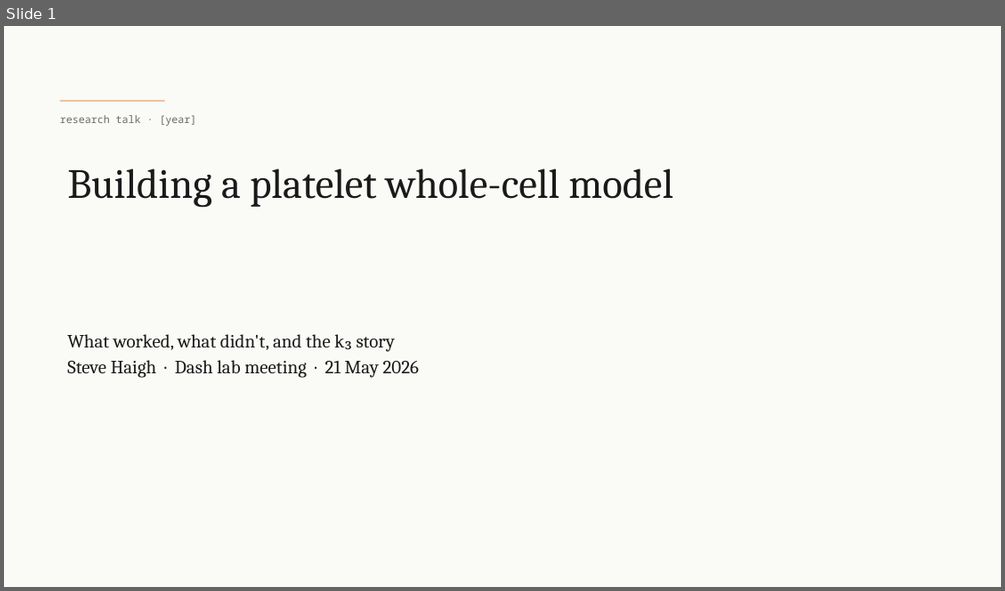
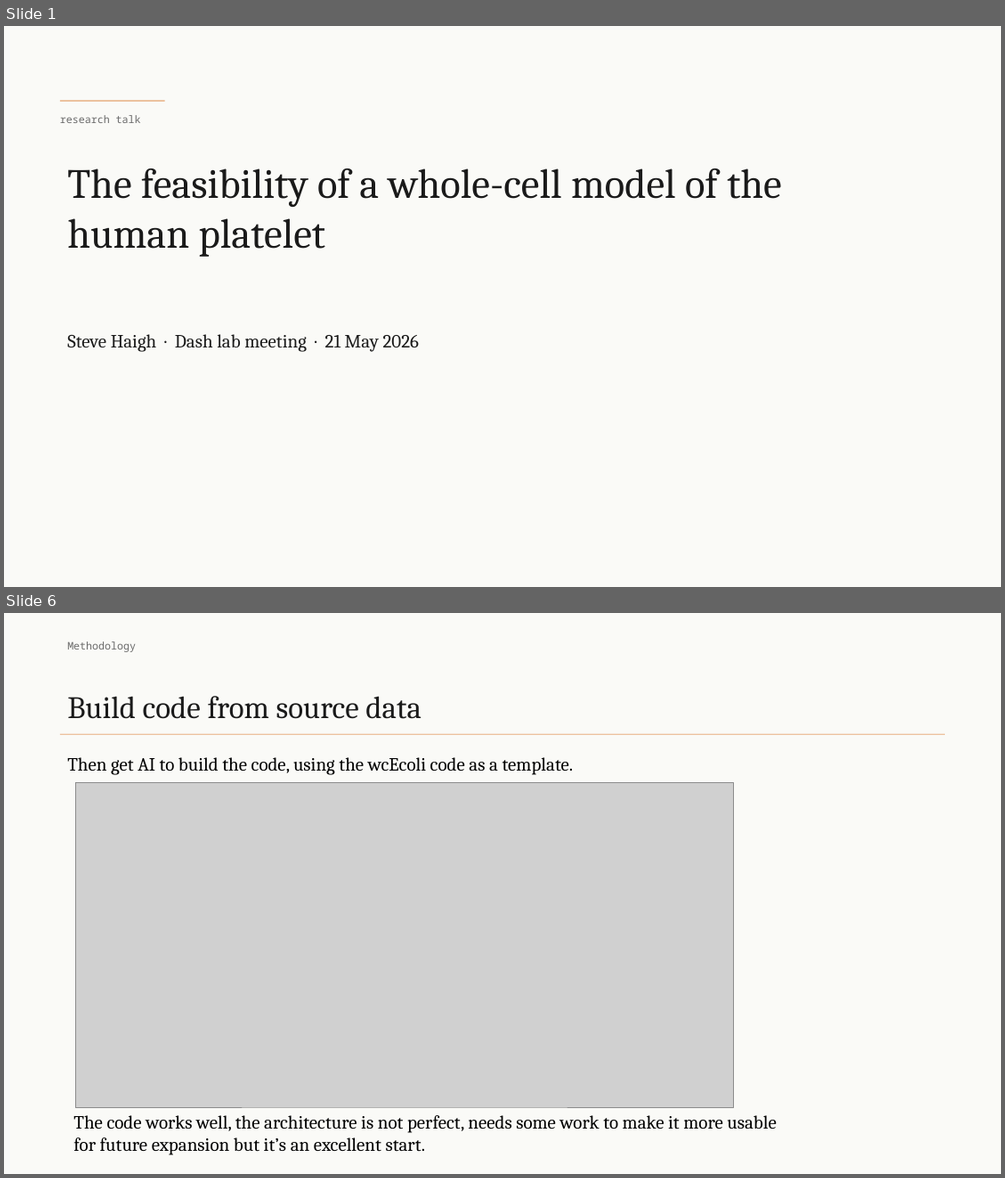
Before and after one commit to stevehaigh/platelet-wcm, a slide deck: reports/decks/lab-meeting-2026-05-14.pptx. Shown one above the other, each under a label of ours: slide 1 before the commit, slides 1 and 6 after it; the slides between them are not shown. The pictures are 1005x591 and 1005x1178 pixels, drawn with LibreOffice and Linux fonts; fonts in the diff are those of the drawing; grey boxes stand for pictures. Boxes give left, top, right and bottom in pixels: in the first picture for what was removed or moved away, otherwise in the second. Text is boxed around its words. In the diff, an @@ line names an element or a change of style, - is before the commit and + after.

```diff
--- a/reports/decks/lab-meeting-2026-05-14.pptx
+++ b/reports/decks/lab-meeting-2026-05-14.pptx
@@ slide 6 added at (4,613,1001,1174), background #FAFAF7 @@
@@ text added at (67,641,136,652), 10 pt, text #6B6B6B @@
+Methodology
@@ title added at (67,696,421,719), 30 pt, text #1A1A1A @@
+Build code from source data
@@ line added from (60, 734) to (945, 734), #D55E00 0.5 pt @@
@@ text added at (67,757,574,775), 18 pt, text #000000 @@
+Then get AI to build the code, using the wcEcoli code as a template.
@@ picture added at (76,783,734,1107) @@
@@ text added at (73,1115,776,1155), 18 pt, text #000000 @@
+The code works well, the architecture is not perfect, needs some work to make it more usable
+for future expansion but it’s an excellent start.
@@ slide 1 changed as well @@
@@ text at (60,115,141,123): text changed @@
-research talk · [year]
+research talk
@@ title at (67,168,782,257): text changed @@
-Building a platelet whole-cell model
+The feasibility of a whole-cell model of the human platelet
@@ text at (67,334,395,352): paragraph removed @@
-What worked, what didn't, and the k₃ story
```
Also in this commit, not shown: 4 other slides changed, 6 other slides added, 3 slides removed, 2 other files.
